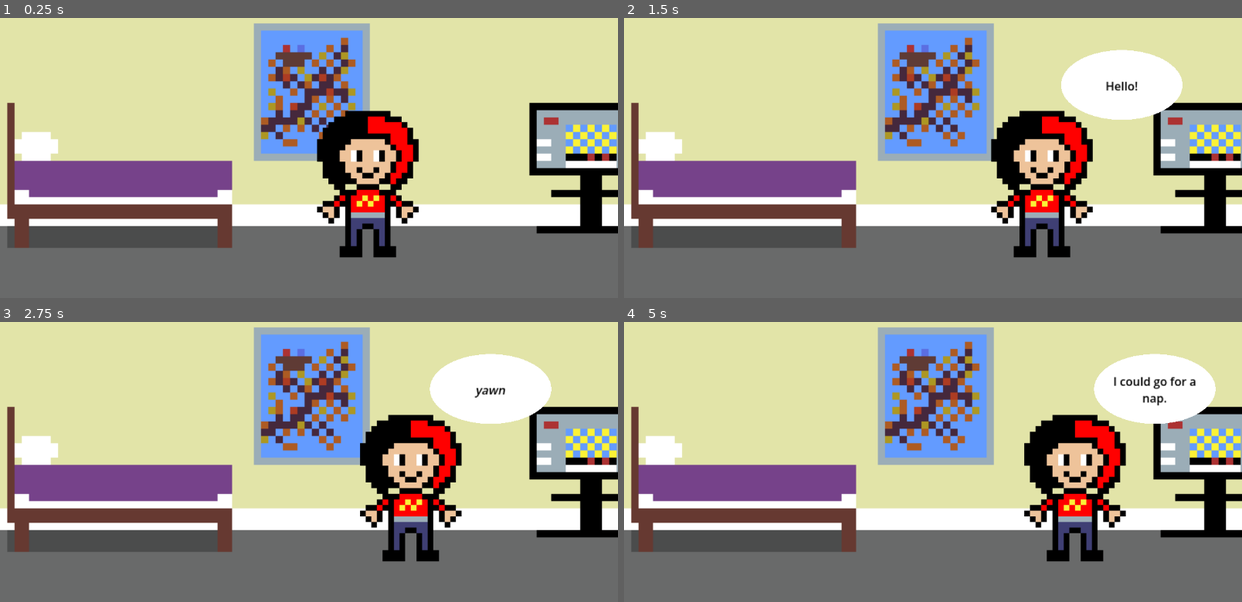
Above: before the commit, frames 1-4 (two rows, left to right).
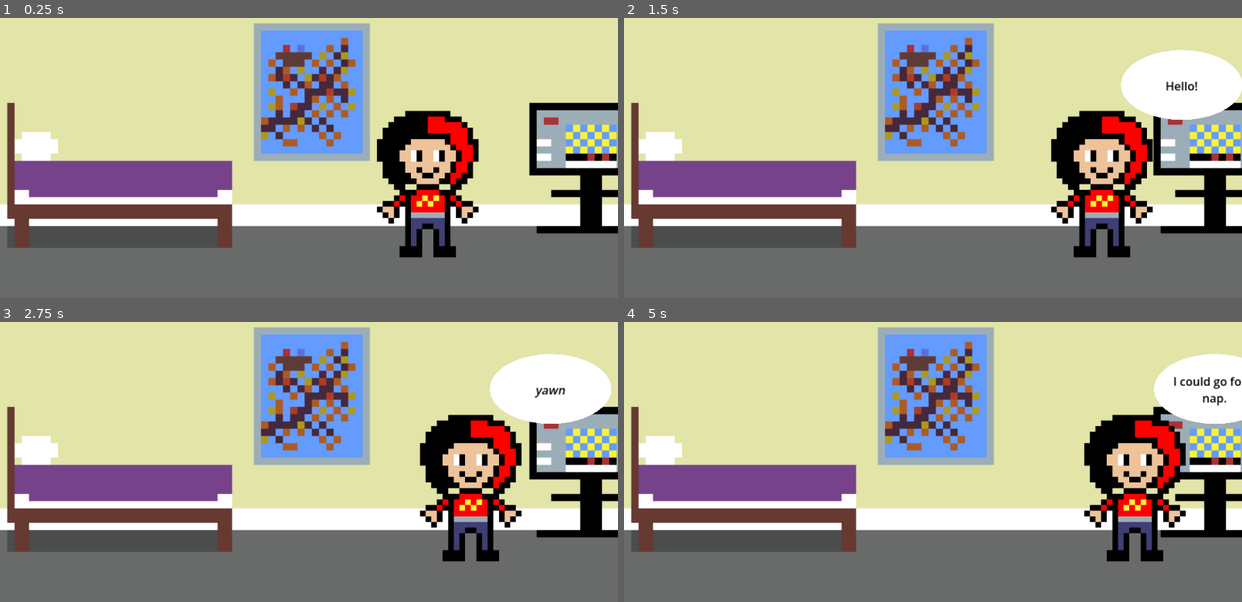
Above: after the commit, the same moments.

Repository: Nincorp100/Claragatchi
Game: Godot game, scene res://Scenes/main_room.tscn
Two runs of this game, one before a commit and one after it. Both use one fixed random seed, a clock stepped at 60 frames per second and the inputs below.
Inputs (mouse positions are in pixels of both pictures, inside the frame that each line leads up to):
- Up to frame 1 (0.25 s): no input
- Up to frame 2 (1.5 s): tap Enter (ui_accept) at 0.5, 0.77 s; move the mouse to (1068, 85) at 0.52 s; hold D (MainMoveRight) from 0.53 s (still down); tap E (Blab) at 0.6, 1.35 s; click (1068, 85) at 0.67 s; move the mouse to (809, 141) at 1.27 s
- Up to frame 3 (2.75 s): tap Enter (ui_accept) at 1.52 s; move the mouse to (370, 352) at 2.02 s; release D (MainMoveRight) at 2.03 s; hold Left (MainMoveLeft) from 2.03 s (still down); tap E (Blab) at 2.1 s
- Up to frame 4 (5 s): move the mouse to (902, 498) at 2.77 s; release Left (MainMoveLeft) at 2.78 s; hold D (MainMoveRight) 2.78-4.28 s; tap E (Blab) at 2.85, 3.6, 4.35 s; click (902, 498) at 2.92 s; tap Enter (ui_accept) at 3.02, 3.77, 4.52 s; move the mouse to (1118, 481) at 3.52 s; move the mouse to (747, 375) at 4.27 s; hold Left (MainMoveLeft) from 4.28 s (still down)

The runs differ from the first frame. In frame 1, 10% of the frame differs, in the area x 51-78%, y 33-86%; in frame 2, 15%; in frame 3, 15%, in the area x 58-99%, y 11-86%; in frame 4, 14%.
Error before the commit: Attempt to call function 'show' in base 'null instance' on a null instance. (res://Scripts/main_clara.gd:39)
Error after the commit: Invalid assignment of property or key 'flip_h' with value of type 'bool' on a base object of type 'null instance'. (res://Scripts/main_clara.gd:32)

Commit message:
Added more code, stuff broke :(

Diff:
--- a/claragatchi!/Scenes/main_room.tscn
+++ b/claragatchi!/Scenes/main_room.tscn
@@ -72,7 +72,7 @@
 [node name="MainClara" type="CharacterBody2D" parent="." unique_id=1763452051]
 light_mask = 4
 visibility_layer = 4
-position = Vector2(515, 329)
+position = Vector2(597.63165, 326.18262)
 script = ExtResource("2_guc7c")
 
 [node name="_CollisionShape2D_20854" type="CollisionShape2D" parent="MainClara" unique_id=1342038086]
